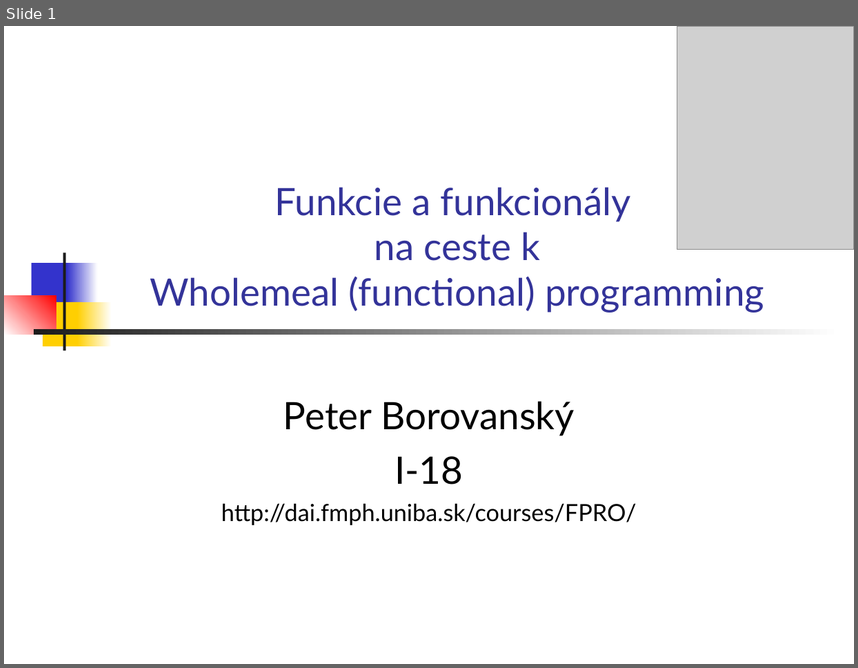
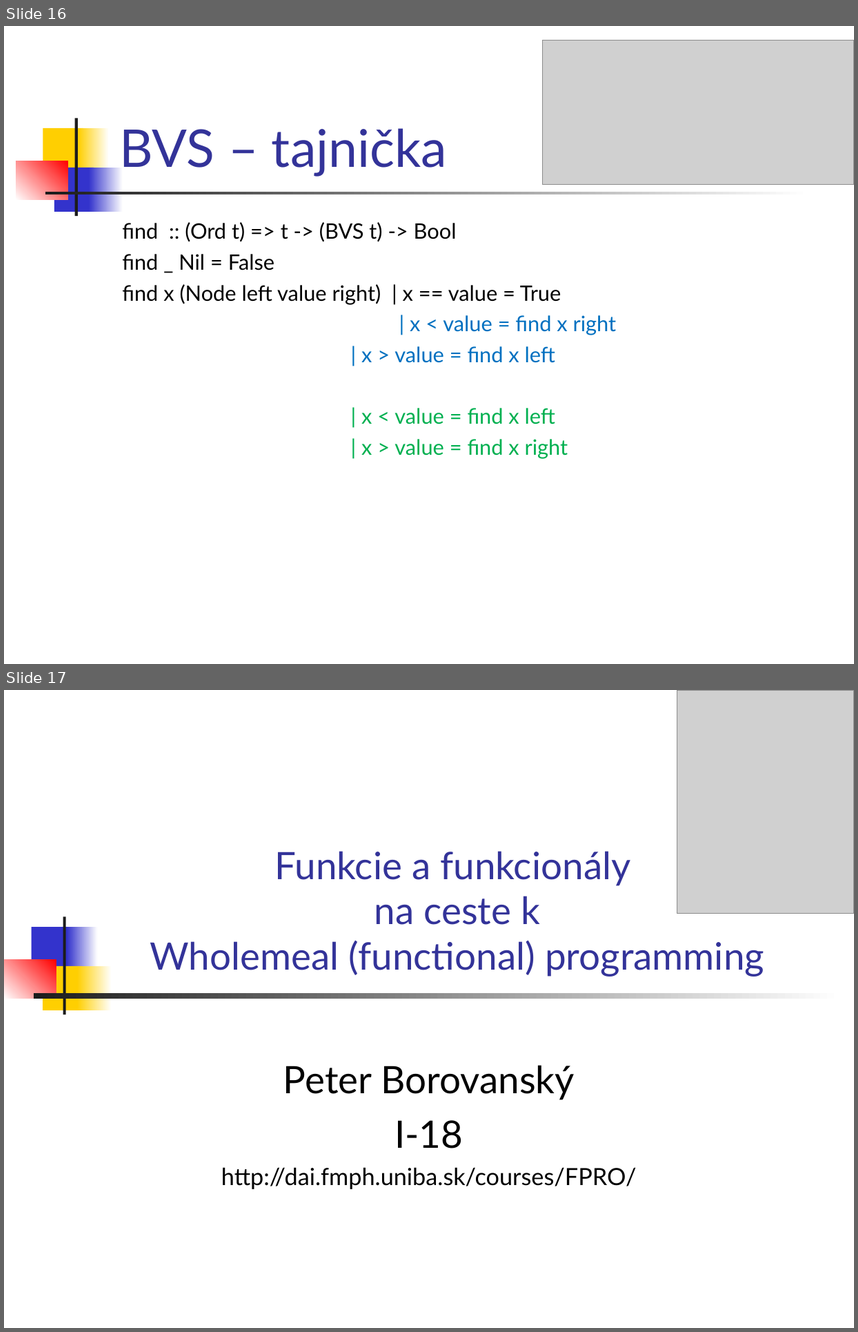
Before and after one commit to Funkcionalne/Prednasky, a slide deck: 03/03_fpro.ppt. Shown one above the other, each under a label of ours: slide 1 before the commit, slides 16 and 17 after it. The pictures are 858x668 and 858x1332 pixels, drawn with LibreOffice and Linux fonts; fonts in the diff are those of the drawing; grey boxes stand for pictures. Boxes give left, top, right and bottom in pixels: in the first picture for what was removed or moved away, otherwise in the second. Text is boxed around its words. In the diff, an @@ line names an element or a change of style, - is before the commit and + after.

```diff
--- a/03/03_fpro.ppt
+++ b/03/03_fpro.ppt
@@ slide 16 added at [4,26,854,664], background #FFFFFF @@
@@ picture added at [542,40,854,185] @@
@@ rectangle added at [43,128,84,172], fill #FFCF01 @@
@@ rectangle added at [74,118,77,216], fill #1C1C1C @@
@@ rectangle added at [79,128,110,172], fill gradient #FFCF01 to #FFFFFF @@
@@ title added at [119,128,447,176], 44 pt, text #333399 @@
+BVS – tajnička
@@ rectangle added at [16,161,67,199], fill gradient #FFFFFF to #FF0000 @@
@@ rectangle added at [54,167,93,212], fill #3333CC @@
@@ rectangle added at [89,167,123,212], fill gradient #3333CC to #FFFFFF @@
@@ rectangle added at [45,192,810,194], fill gradient #1C1C1C to #FFFFFF @@
@@ text added at [122,222,617,459], 18 pt, text #000000 @@
+find :: (Ord t) => t -> (BVS t) -> Bool
+find _ Nil = False
+find x (Node left value right) | x == value = True
+| x < value = find x right
+| x > value = find x left
+| x < value = find x left
+| x > value = find x right
@@ what was slide 1 is now slide 17 @@
```
Also in this commit, not shown: 23 other slides added, 2 other files.
